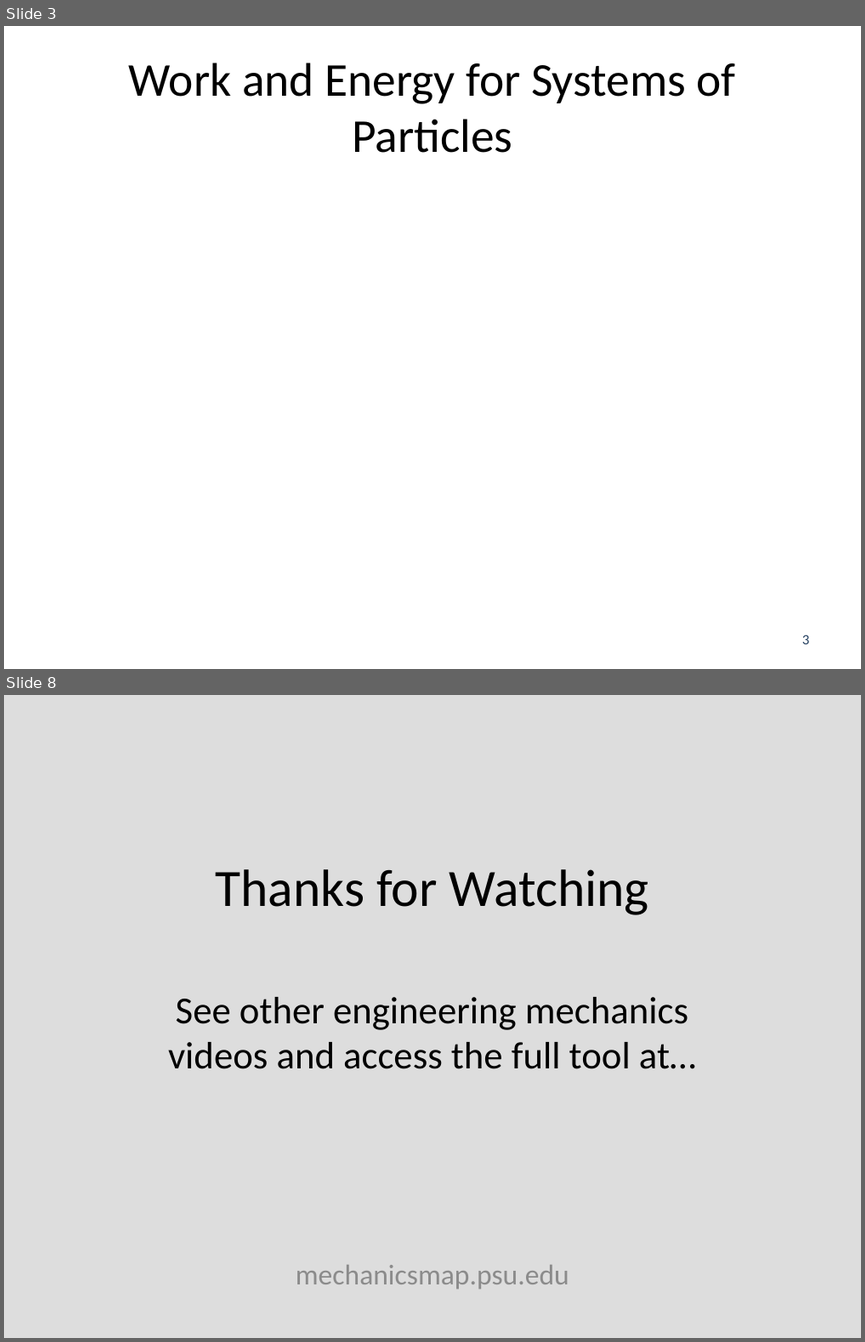
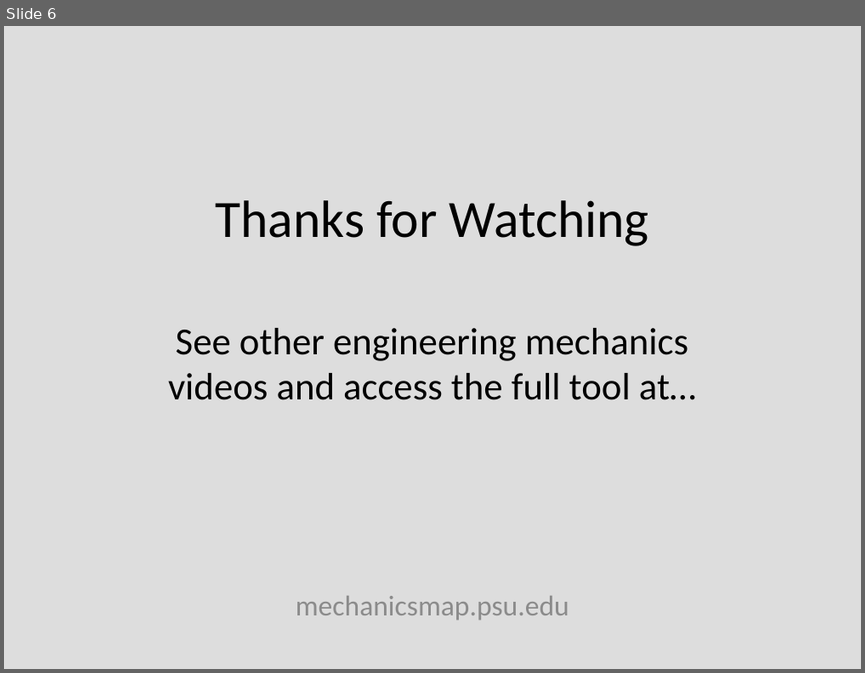
Before and after one commit to JacobMoore/mechanics_textbook, a slide deck: Lecture Slides/VideoLectureSlides/10.3.pptx. Shown one above the other, each under a label of ours: slides 3 and 8 before the commit, slide 6 after it; the slides between them are not shown. The pictures are 865x1342 and 865x673 pixels, drawn with LibreOffice and Linux fonts; fonts in the diff are those of the drawing; grey boxes stand for pictures; background and template pictures are left out. Boxes give left, top, right and bottom in pixels: in the first picture for what was removed or moved away, otherwise in the second. Text is boxed around its words. In the diff, an @@ line names an element or a change of style, - is before the commit and + after.

```diff
--- a/Lecture Slides/VideoLectureSlides/10.3.pptx
+++ b/Lecture Slides/VideoLectureSlides/10.3.pptx
@@ slide 3 removed at [4, 26, 861, 669], background #FFFFFF @@
@@ title removed at [129, 63, 736, 153] @@
-Work and Energy for Systems of Particles
@@ page number removed at [802, 635, 809, 644] @@
-3
@@ what was slide 8 is now slide 6 @@
```
Also in this commit, not shown: 1 slide changed, 6 slides added, 7 other slides removed, 13 other files.
